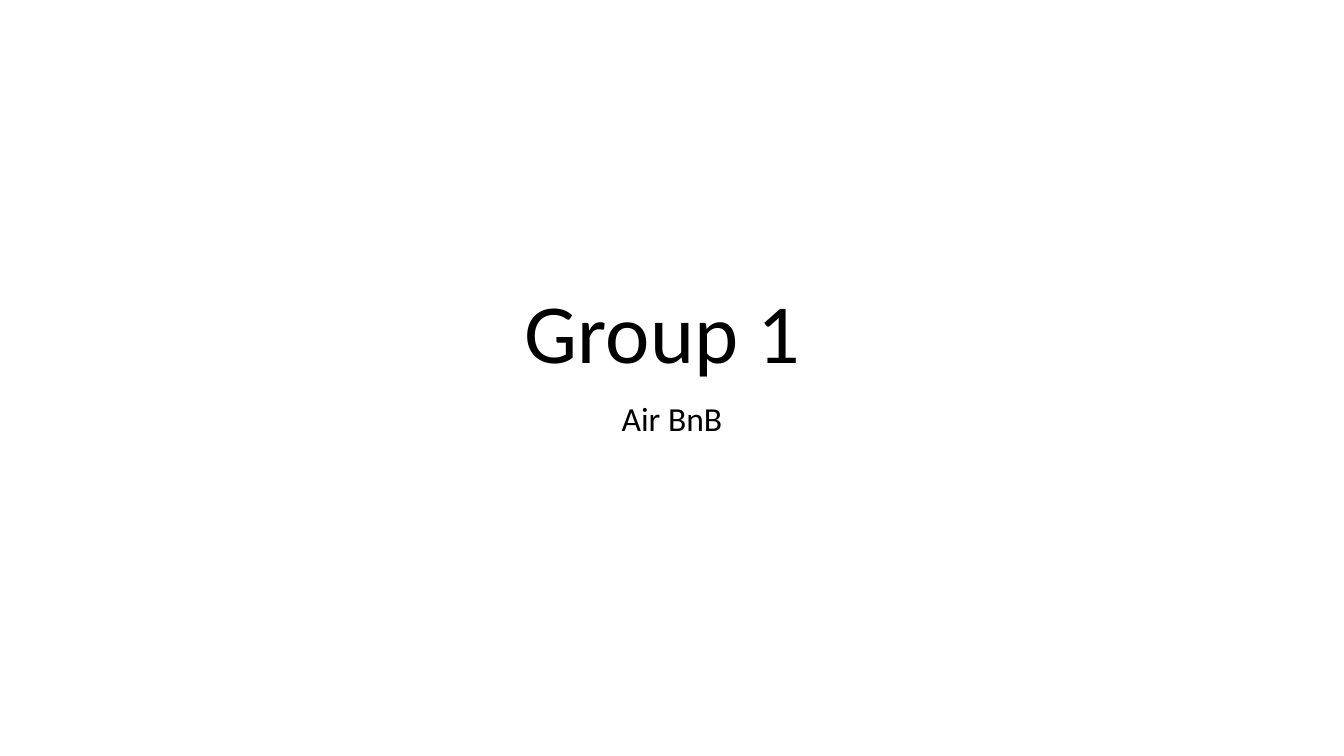
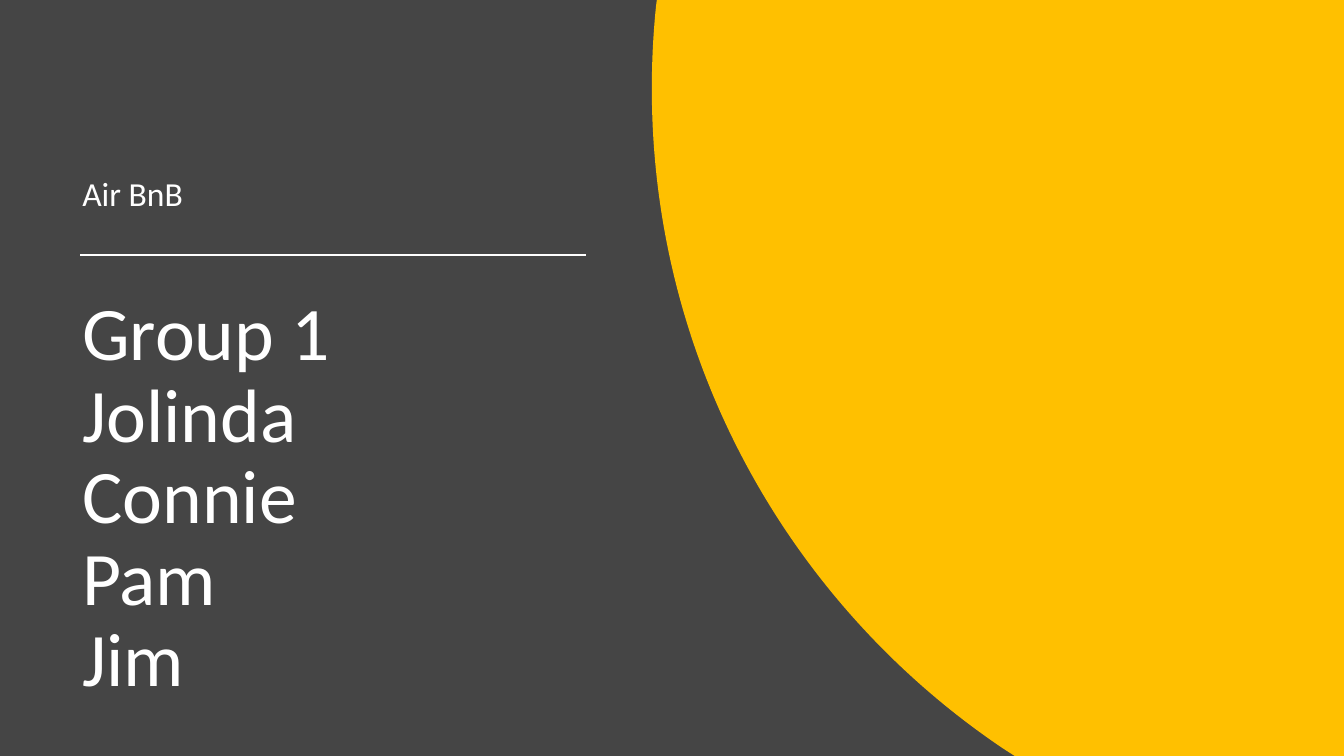
Before and after one commit to jaminiowa/Group-1-Project, a slide deck: slide 1 of Group 1 - AirBnB Presentation.pptx. Drawn at 1344x756 pixels with LibreOffice and Linux fonts; fonts in the diff are those of the drawing. Boxes give left, top, right and bottom in pixels: in the first picture for what was removed or moved away, otherwise in the second. Text is boxed around its words. In the diff, an @@ line names an element or a change of style, - is before the commit and + after.

```diff
--- a/Group 1 - AirBnB Presentation.pptx
+++ b/Group 1 - AirBnB Presentation.pptx
@@ background #FFFFFF to #454545 @@
@@ freeform shape added at (652,0,1344,756), fill #FFC000 @@
@@ subtitle "Air BnB": place and size @@
-subtitle "Air BnB" at (622,408,722,431)
+subtitle "Air BnB" at (82,183,183,206)
@@ subtitle "Air BnB" at (82,183,183,206): text colour #000000 to #FFFFFF; alignment centre to left; vertical alignment top to bottom @@
@@ line added from (81, 255) to (585, 255), #FFFFFF 1.5 pt @@
@@ title "Group 1 Jolinda Connie Pam ..." at (82,311,329,687): vertical alignment bottom to top @@
@@ title at (82,311,329,687): text changed; size 60 to 54 pt; text colour #000000 to #FFFFFF @@
-Group 1
+Group 1
+Jolinda
+Connie
+Pam
+Jim
```
Also in this commit, not shown: 6 slides added, 1 slide removed.
